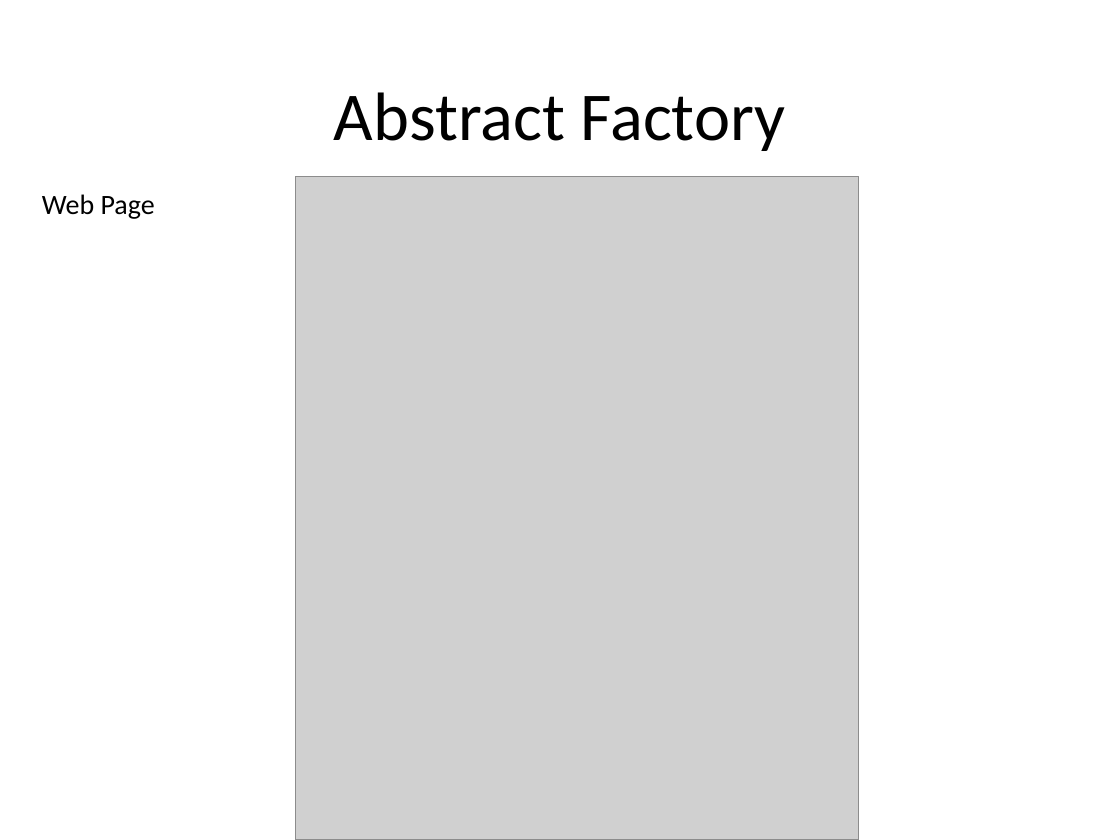
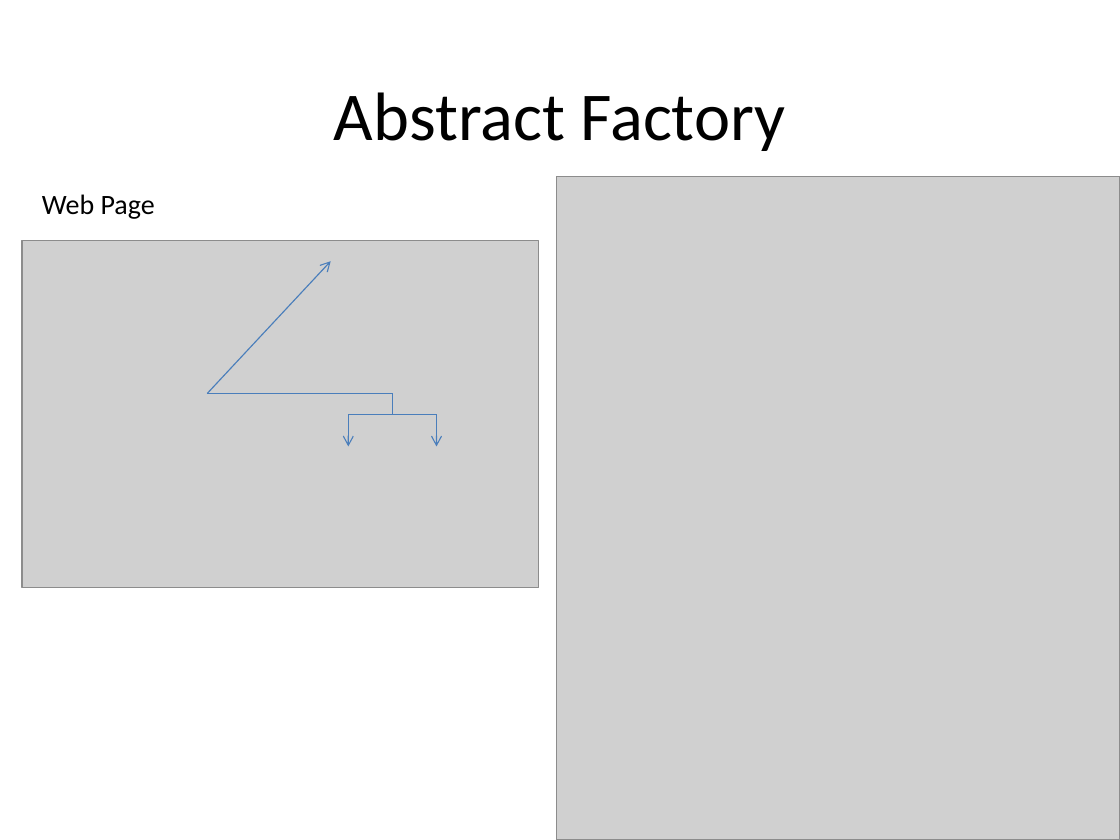
Before and after one commit to PlumpMath/DesignPattern-956, a slide deck: slide 24 of _Doc/Design Pattern (C#) - Part 1.pptx. Drawn at 1120x840 pixels with LibreOffice and Linux fonts; fonts in the diff are those of the drawing; grey boxes stand for pictures. Boxes give left, top, right and bottom in pixels: in the first picture for what was removed or moved away, otherwise in the second. Text is boxed around its words. In the diff, an @@ line names an element or a change of style, - is before the commit and + after.

Commit message:
Updated PPT.

```diff
--- a/_Doc/Design Pattern (C#) - Part 1.pptx
+++ b/_Doc/Design Pattern (C#) - Part 1.pptx
@@ picture moved from (x1=296, y1=176, x2=859, y2=840) to (x1=557, y1=176, x2=1120, y2=840) @@
@@ group added at (x1=22, y1=241, x2=539, y2=588): 3 arrows, 3 lines, 1 picture @@
```
Also in this commit, not shown: 1 other slide changed.
